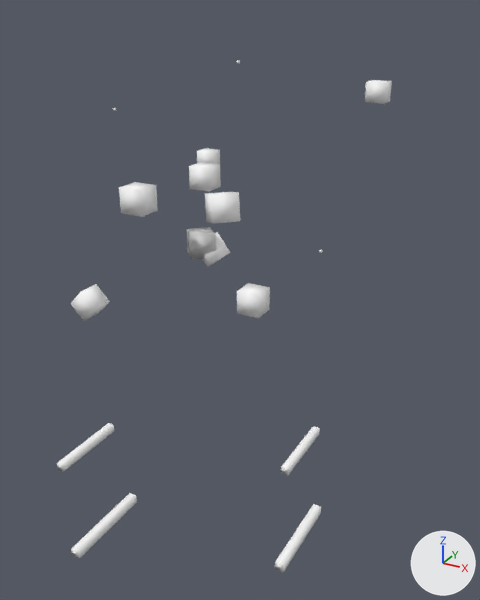
Two versions of the FBX model Reference/Resource/Mesh/Animation/Effect/E_BW_Denki.fbx, one commit apart.
One viewpoint serves both versions: a 50 mm lens placed at (0.0443, -0.07, 0.0281), pointed at (0.0011, 0.0085, -0.0111). Every picture has the same lights, and +X, +Y and +Z are marked at lower right. Where no turn or scale is listed for an object, it has been applied to the vertices.

The first picture shows 'line1', 'line5', 'line6', 'line9', 'particleL1', 'particleL3', 'particleL4', 'particleL5', 'particleL6', 'particleL7', 'particleL8', 'pikapika', 'pikapika1', 'pikapika4'.
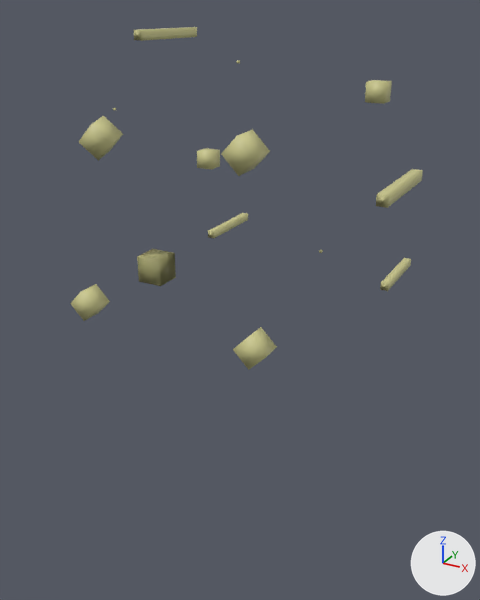
What differs and where, as boxes [x1, y1, x2, y2] in the pictures (480 x 600 px):
```json
{"object": "particleL5", "change": "surface changed, moved, turned", "before": [119, 182, 158, 217], "after": [221, 129, 270, 176]}
{"object": "particleL7", "change": "surface changed, moved, turned", "before": [237, 283, 270, 318], "after": [233, 327, 277, 370]}
{"object": "particleL6", "change": "surface changed, moved, turned", "before": [189, 162, 221, 192], "after": [79, 116, 123, 161]}
{"object": "line1", "change": "surface changed, moved", "before": [71, 493, 137, 559], "after": [376, 169, 423, 208]}
{"object": "particleL4", "change": "surface changed, moved, turned", "before": [203, 232, 230, 267], "after": [137, 249, 176, 286]}
{"object": "line5", "change": "surface changed, moved", "before": [57, 423, 114, 472], "after": [134, 27, 197, 41]}
{"object": "line6", "change": "surface changed, moved", "before": [275, 504, 321, 572], "after": [380, 258, 411, 291]}
{"object": "particleL1", "change": "surface changed, moved, turned", "before": [205, 192, 241, 223], "on screen": "not visible afterwards"}
{"object": "line9", "change": "surface changed, moved", "before": [281, 426, 320, 475], "after": [208, 213, 248, 238]}
{"object": "particleL8", "change": "surface changed", "before": [70, 284, 110, 321], "after": [70, 284, 110, 321], "on screen": "white to beige"}
{"object": "particleL3", "change": "surface changed, moved, turned", "before": [187, 227, 216, 260], "on screen": "not visible afterwards"}
{"object": "pikapika4", "change": "surface changed", "before": [365, 80, 392, 104], "after": [365, 80, 392, 104], "on screen": "white to beige"}
{"object": "pikapika1", "change": "surface changed", "before": [197, 148, 220, 170], "after": [197, 148, 220, 170], "on screen": "white to beige"}
```

Scene script edits in JSON lines:
```json
{"op": "add", "block": "img_e_bw_denki_png", "code": ["img_e_bw_denki_png = load_image('E_BW_Denki.png', 'E_BW_Denki.png', 1024, 1024, 'sRGB')"]}
{"op": "remove", "block": "mat_lambert1", "code": "mat_lambert1.base_color = (1.0, 1.0, 1.0)  # white #ffffff"}
{"op": "set", "path": "mat_lambert1.roughness", "old": "0.553", "new": "0.5"}
{"op": "add", "block": "mat_lambert1", "code": "mat_lambert1.texture = img_e_bw_denki_png  # with its transparency"}
{"op": "set", "path": "ob_particlel4.rotation_euler", "old": "(0.0, 0.785, 0.653)", "new": "(0.0, 0.0, 0.0)", "note": "degrees (0, 45, 37) -> degrees (0, 0, 0)"}
{"op": "set", "path": "ob_particlel4.location", "old": "(0.104, -0.104, -0.104)", "new": "(0.0, 0.0, 1.0)"}
{"op": "set", "path": "ob_particlel1.rotation_euler", "old": "(1.357, 0.785, 0.0)", "new": "(0.0, 0.0, 0.0)", "note": "degrees (78, 45, 0) -> degrees (0, 0, 0)"}
{"op": "set", "path": "ob_particlel1.location", "old": "(0.784, 0.784, 0.784)", "new": "(0.0, 0.0, 1.0)"}
{"op": "set", "path": "ob_particlel7.location", "old": "(0.774, -0.652, 0.0)", "new": "(1.129, -0.968, 0.631)"}
{"op": "set", "path": "ob_particlel7.rotation_euler", "old": "(0.0, 0.0, 3.142)", "new": "(-3.142, 0.0, 0.785)", "note": "degrees (0, 0, 180) -> degrees (-180, 0, 45)"}
{"op": "set", "path": "ob_particlel6.location", "old": "(-0.4, 0.677, -0.768)", "new": "(-0.926, 1.389, 0.723)"}
{"op": "set", "path": "ob_particlel6.rotation_euler", "old": "(3.142, 0.0, 0.0)", "new": "(-2.867, 0.0, 0.785)", "note": "degrees (180, 0, 0) -> degrees (-164, 0, 45)"}
{"op": "set", "path": "ob_line6.location", "old": "(0.0166, 0.0041, -0.04)", "new": "(0.0171, 0.0402, -0.0126)"}
{"op": "set", "path": "ob_line5.location", "old": "(-0.0236, 0.006, -0.04)", "new": "(-0.0105, 0.0158, 0.025)"}
{"op": "set", "path": "ob_particlel5.location", "old": "(-0.4, 0.714, 0.749)", "new": "(0.942, 1.36, 0.537)"}
{"op": "set", "path": "ob_particlel5.rotation_euler", "old": "(-3.142, 0.0, 0.0)", "new": "(-3.036, 0.0, -0.785)", "note": "degrees (-180, 0, 0) -> degrees (-174, 0, -45)"}
{"op": "set", "path": "ob_line1.location", "old": "(-0.0088, -0.0071, -0.04)", "new": "(0.0253, 0.0072, 0.0103)"}
{"op": "set", "path": "ob_line9.location", "old": "(0.0086, 0.0227, -0.04)", "new": "(-0.0152, 0.0402, -0.009)"}
{"op": "set", "path": "ob_particlel3.rotation_euler", "old": "(0.0, 0.785, 0.0)", "new": "(0.0, 0.0, 0.0)", "note": "degrees (0, 45, 0) -> degrees (0, 0, 0)"}
{"op": "set", "path": "ob_particlel3.location", "old": "(0.0, 0.0, 0.0)", "new": "(0.0, 0.0, 1.0)"}
```
